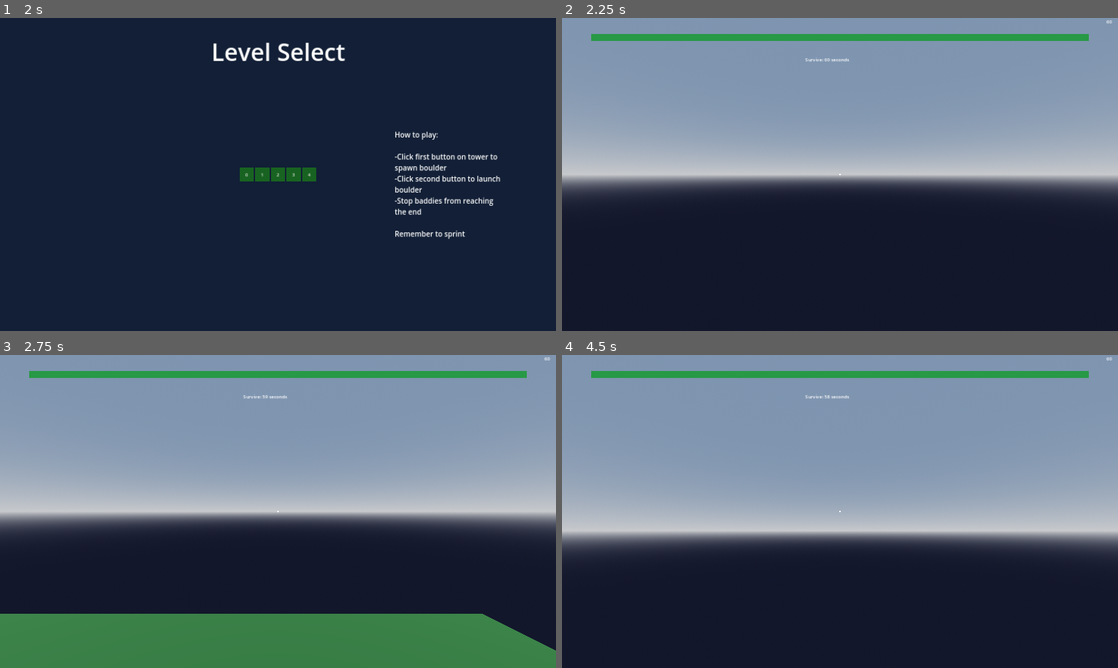
Above: before the commit, frames 1-4 (two rows, left to right).
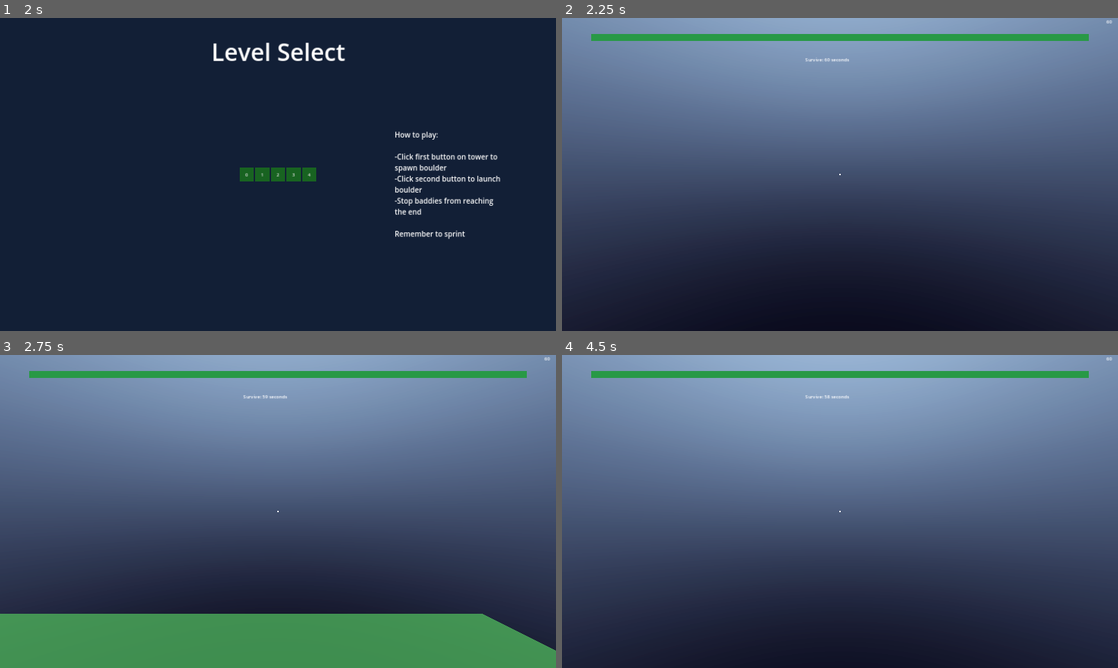
Above: after the commit, the same moments.

Repository: K1aymore/2023-Spring-Jam-BeepBoop
Game: Godot game, scene res://game.tscn
Same seed, same stepped clock (60 frames per second), same inputs: the game is played once before the commit and once after it.
Inputs (mouse positions are in pixels of both pictures, inside the frame that each line leads up to):
- Up to frame 1 (2 s): click "Play" at 0.5 s; click "Play" at 1.25 s
- Up to frame 2 (2.25 s): click "0" at 2 s
- Up to frame 3 (2.75 s): no input
- Up to frame 4 (4.5 s): tap Enter (ui_accept) at 2.75, 3.02, 3.5, 3.77, 4.25 s; move the mouse to (867, 511) at 2.77 s; hold Shift (sprint) 2.78-3.53 s; hold W (forward) from 2.78 s (still down); move the mouse to (812, 511) at 3.52 s; tap Shift (sprint) at 3.6 s; move the mouse to (851, 505) at 4.27 s; hold Shift (sprint) from 4.28 s (still down)

Frame 1 is identical in both runs. In frame 2, 50% of the frame differs, in the area x 0-100%, y 0-83%; in frame 3, 50%; in frame 4, 53%, in the area x 0-100%, y 0-90%.

Commit message:
make sky better

Diff:
--- a/Towers/button.tscn
+++ b/Towers/button.tscn
@@ -10,7 +10,7 @@
 size = Vector3(0.2, 0.2, 0.5)
 
 [sub_resource type="BoxShape3D" id="BoxShape3D_qdiag"]
-size = Vector3(0.3, 0.3, 0.6)
+size = Vector3(0.4, 0.4, 0.7)
 
 [node name="Button" type="StaticBody3D"]
 script = ExtResource("1_wipxw")
--- a/game.tscn
+++ b/game.tscn
@@ -1,17 +1,23 @@
-[gd_scene load_steps=11 format=3 uid="uid://cyhxpxju7s8c5"]
+[gd_scene load_steps=13 format=3 uid="uid://cyhxpxju7s8c5"]
 
 [ext_resource type="Script" path="res://game.gd" id="1_lr2lp"]
 [ext_resource type="PackedScene" uid="uid://dnabq41y6n724" path="res://player.tscn" id="1_qsy5j"]
 [ext_resource type="Script" path="res://FPS Counter.gd" id="3_mee67"]
 
-[sub_resource type="ProceduralSkyMaterial" id="ProceduralSkyMaterial_6vtdy"]
-sky_horizon_color = Color(0.64625, 0.65575, 0.67075, 1)
-sky_curve = 0.0750003
-ground_bottom_color = Color(0.0784314, 0.0901961, 0.14902, 1)
-ground_horizon_color = Color(0.64625, 0.65575, 0.67075, 1)
+[sub_resource type="Gradient" id="Gradient_tllpv"]
+interpolation_mode = 2
+offsets = PackedFloat32Array(0, 0.716475)
+colors = PackedColorArray(0.67, 0.8185, 1, 1, 0.0561, 0.0561, 0.11, 1)
+
+[sub_resource type="GradientTexture2D" id="GradientTexture2D_y0t46"]
+gradient = SubResource("Gradient_tllpv")
+fill_to = Vector2(0, 0.991453)
+
+[sub_resource type="PanoramaSkyMaterial" id="PanoramaSkyMaterial_ksjhg"]
+panorama = SubResource("GradientTexture2D_y0t46")
 
 [sub_resource type="Sky" id="Sky_dbdqn"]
-sky_material = SubResource("ProceduralSkyMaterial_6vtdy")
+sky_material = SubResource("PanoramaSkyMaterial_ksjhg")
 
 [sub_resource type="Environment" id="Environment_6nwww"]
 background_mode = 2
